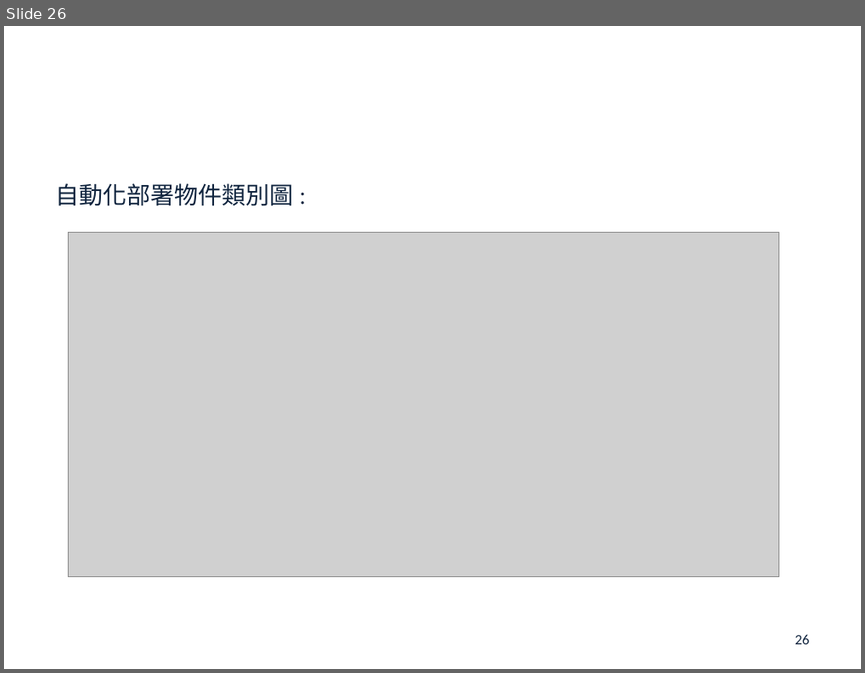
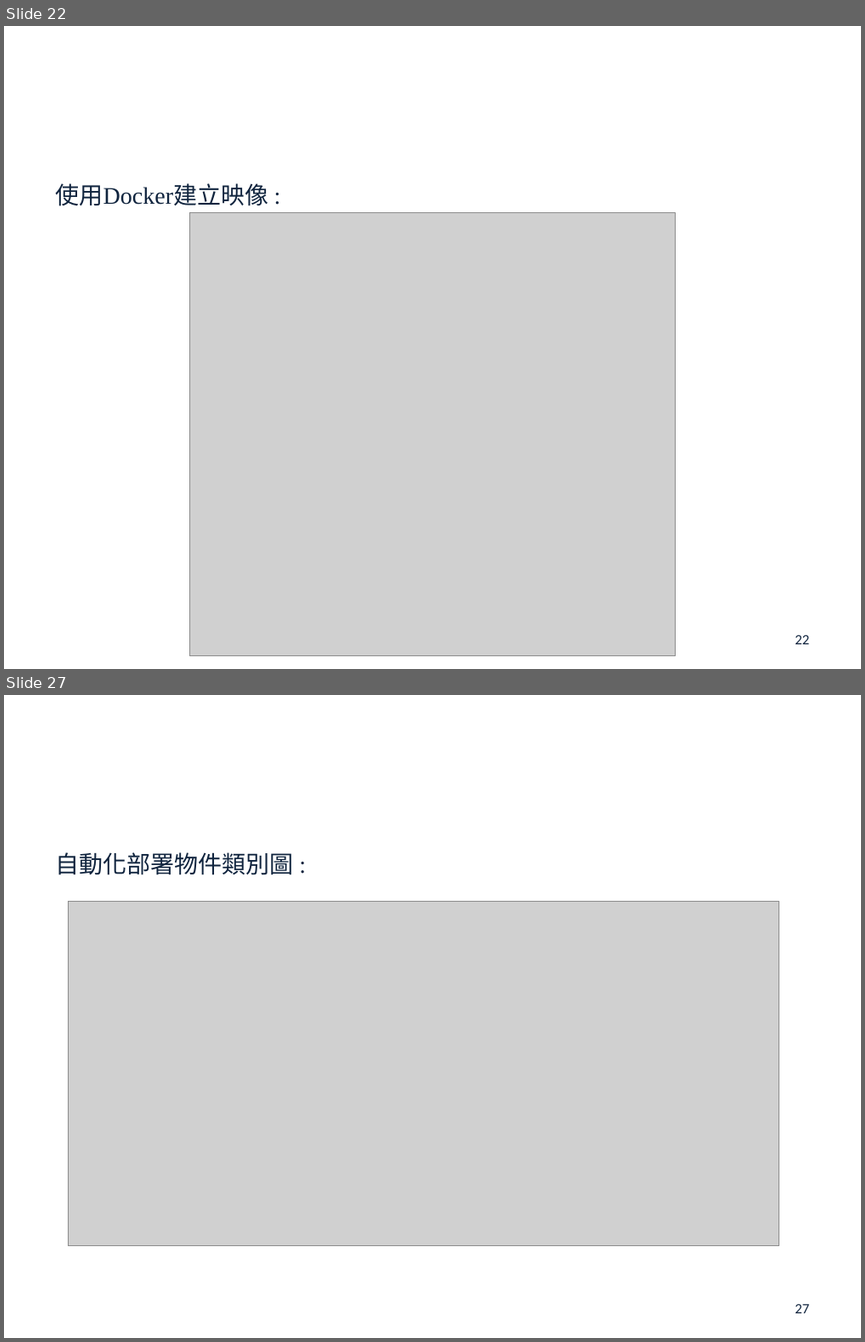
Before and after one commit to john78530/thesis, a slide deck: Oral.pptx. Shown one above the other, each under a label of ours: slide 26 before the commit, slides 22 and 27 after it; the slides between them are not shown. The pictures are 865x673 and 865x1342 pixels, drawn with LibreOffice and Linux fonts; fonts in the diff are those of the drawing; grey boxes stand for pictures; background and template pictures are left out. Boxes give left, top, right and bottom in pixels: in the first picture for what was removed or moved away, otherwise in the second. Text is boxed around its words. In the diff, an @@ line names an element or a change of style, - is before the commit and + after.

```diff
--- a/Oral.pptx
+++ b/Oral.pptx
@@ slide 22 added at (x1=4, y1=26, x2=861, y2=669), background picture (left out) @@
@@ text added at (x1=55, y1=183, x2=268, y2=206), 20 pt, text #0F243E @@
+使用Docker建立映像 :
@@ picture added at (x1=190, y1=213, x2=676, y2=656) @@
@@ page number added at (x1=794, y1=635, x2=809, y2=644), 12 pt, text #0F243E @@
+22
@@ what was slide 26 is now slide 27 @@
@@ page number at (x1=794, y1=1304, x2=809, y2=1313): text changed @@
-26
+27
```
Also in this commit, not shown: 20 slides changed, 15 other slides added, 3 slides removed, 1 other file.
